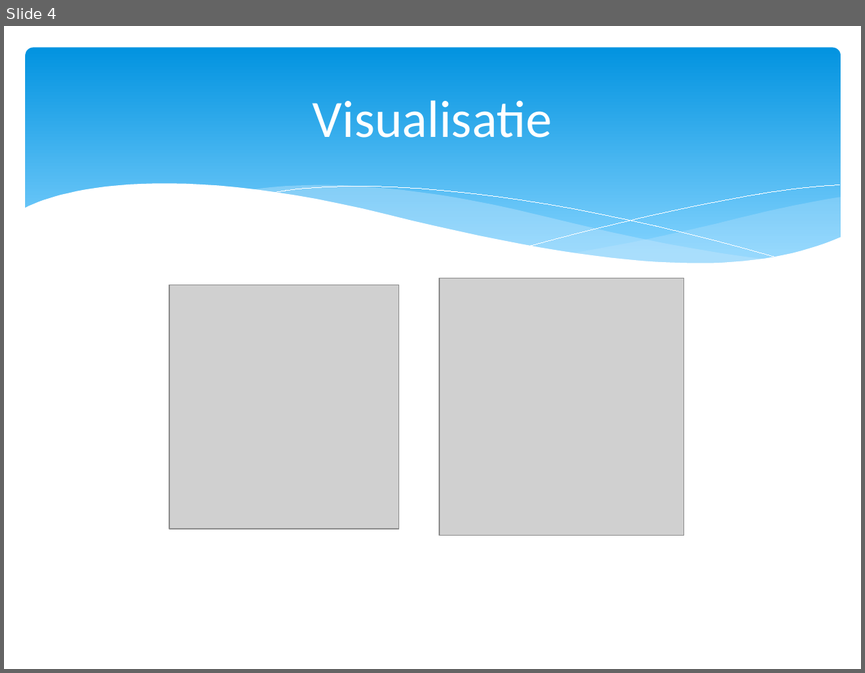
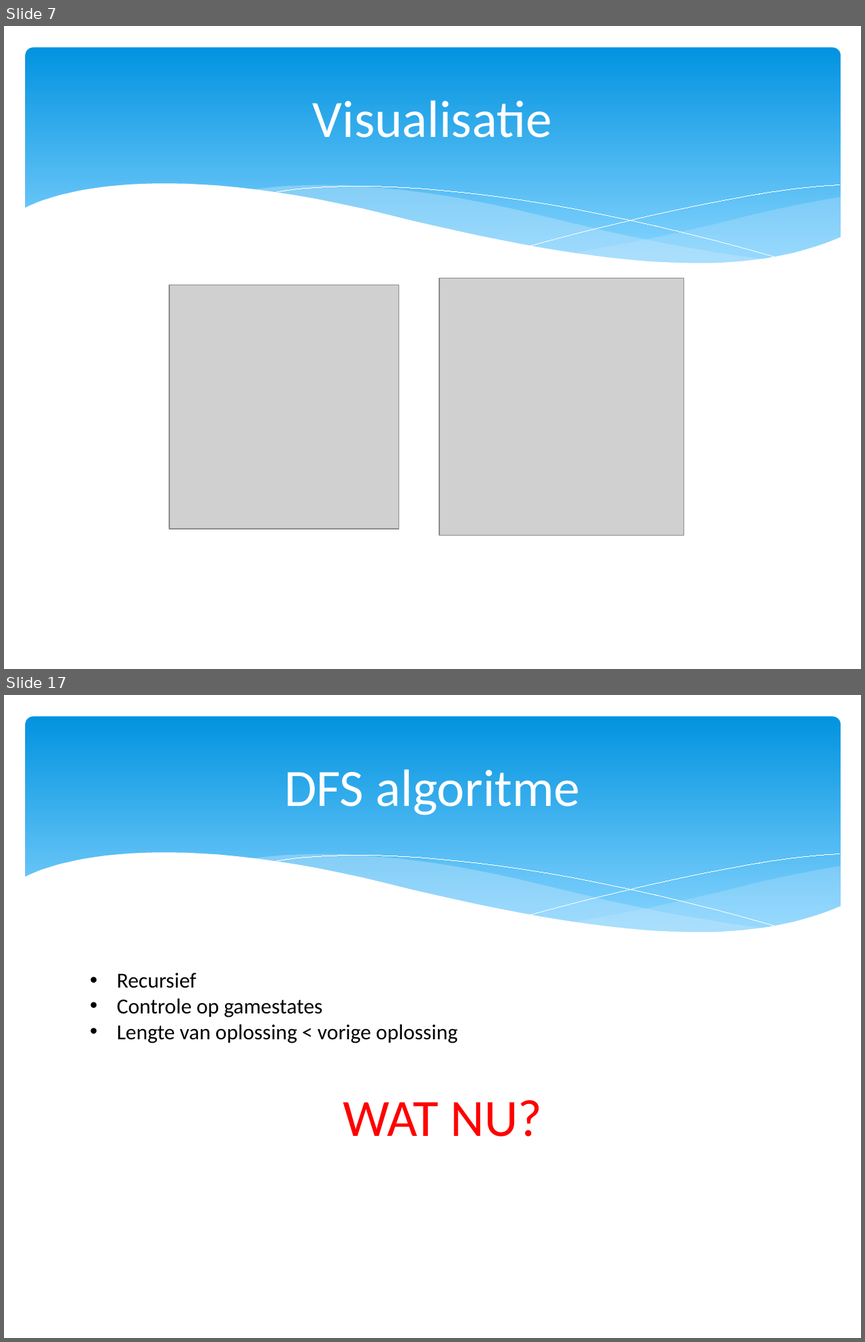
Before and after one commit to Natasjaminor/Spitsuur, a slide deck: presentatie 25-11.pptx. Shown one above the other, each under a label of ours: slide 4 before the commit, slides 7 and 17 after it; the slides between them are not shown. The pictures are 865x673 and 865x1342 pixels, drawn with LibreOffice and Linux fonts; fonts in the diff are those of the drawing; grey boxes stand for pictures. Boxes give left, top, right and bottom in pixels: in the first picture for what was removed or moved away, otherwise in the second. Text is boxed around its words. In the diff, an @@ line names an element or a change of style, - is before the commit and + after.

```diff
--- a/presentatie 25-11.pptx
+++ b/presentatie 25-11.pptx
@@ slide 17 added at [4, 695, 861, 1338], background #FFFFFF; not listed: 6 template elements that a slide beside it also shows @@
@@ title added at [284, 769, 581, 815], 44 pt, text #FFFFFF @@
+DFS algoritme
@@ text added at [117, 972, 543, 1136], 18 pt, text #000000 @@
+• Recursief
+• Controle op gamestates
+• Lengte van oplossing < vorige oplossing
+WAT NU?
@@ what was slide 4 is now slide 7 @@
```
Also in this commit, not shown: 1 slide changed, 18 other slides added.
